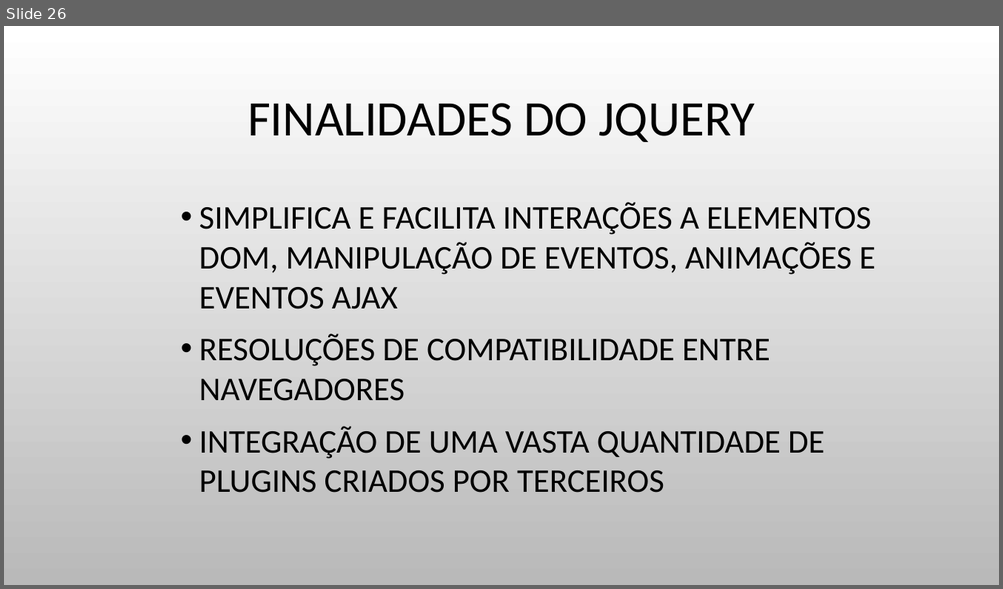
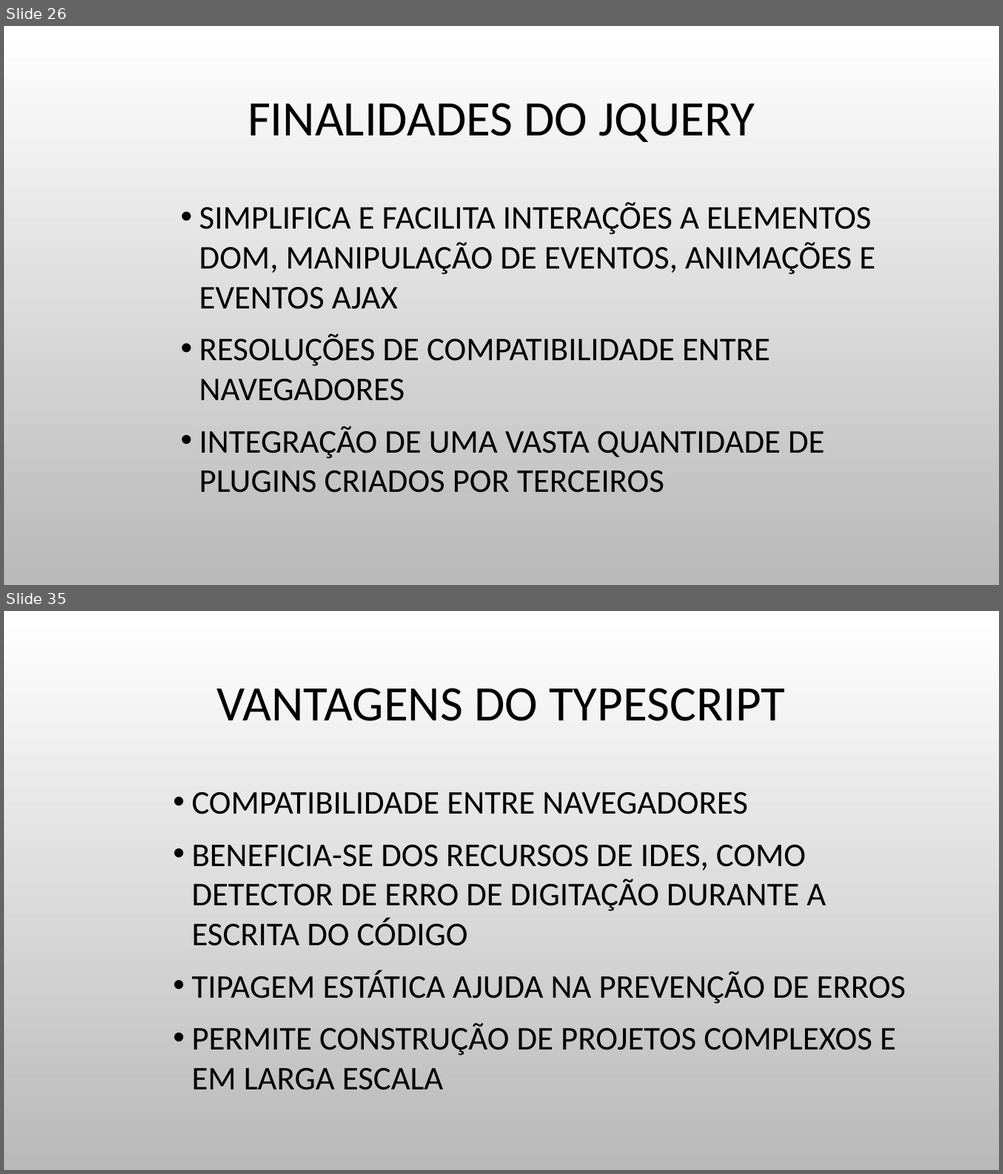
Before and after one commit to JulioCR-Oliveira/Trabalho-Topicos-Especiais, a slide deck: Arquivos/INTRODUÇÃO A FRONT-END.pptx. Shown one above the other, each under a label of ours: slide 26 before the commit, slides 26 and 35 after it; the slides between them are not shown. The pictures are 1003x589 and 1003x1174 pixels, drawn with LibreOffice and Linux fonts; fonts in the diff are those of the drawing; background and template pictures are left out. Boxes give left, top, right and bottom in pixels: in the first picture for what was removed or moved away, otherwise in the second. Text is boxed around its words. In the diff, an @@ line names an element or a change of style, - is before the commit and + after.

```diff
--- a/Arquivos/INTRODUÇÃO A FRONT-END.pptx
+++ b/Arquivos/INTRODUÇÃO A FRONT-END.pptx
@@ slide 35 added at (4,611,999,1170), background picture (left out) @@
@@ title added at (217,688,785,721), 48 pt, text #000000 @@
+VANTAGENS DO TYPESCRIPT
@@ text added at (192,792,905,1091), 32 pt, text #000000 @@
+• COMPATIBILIDADE ENTRE NAVEGADORES
+• BENEFICIA-SE DOS RECURSOS DE IDES, COMO DETECTOR DE ERRO DE DIGITAÇÃO DURANTE A ESCRITA DO CÓDIGO
+• TIPAGEM ESTÁTICA AJUDA NA PREVENÇÃO DE ERROS
+• PERMITE CONSTRUÇÃO DE PROJETOS COMPLEXOS E EM LARGA ESCALA
```
Also in this commit, not shown: 11 other slides added, 5 other files.
